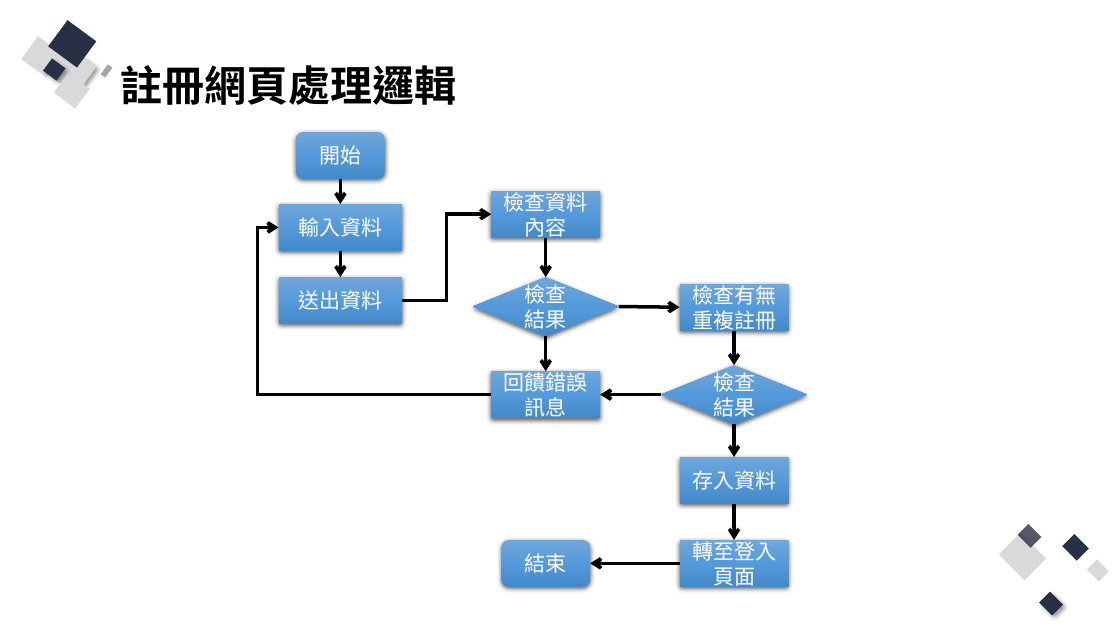
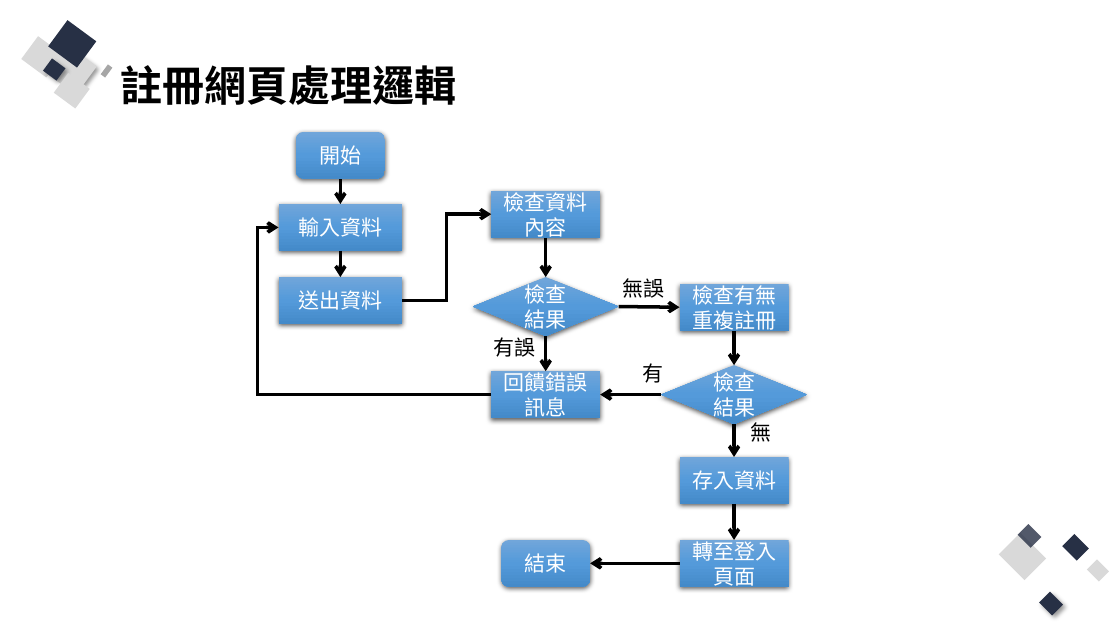
Before and after one commit to Q81JIAXIONG/-, a slide deck: slide 22 of 投影片/4.實作-帳號註冊、登入網頁.pptx. Drawn at 1120x630 pixels with LibreOffice and Linux fonts; fonts in the diff are those of the drawing. Boxes give left, top, right and bottom in pixels: in the first picture for what was removed or moved away, otherwise in the second. Text is boxed around its words. In the diff, an @@ line names an element or a change of style, - is before the commit and + after.

```diff
--- a/投影片/4.實作-帳號註冊、登入網頁.pptx
+++ b/投影片/4.實作-帳號註冊、登入網頁.pptx
@@ text added at (623,278,665,298), 18 pt, text #000000 @@
+無誤
@@ text added at (494,334,536,357), 18 pt, text #000000 @@
+有誤
@@ text added at (642,363,663,383), 18 pt, text #000000 @@
+有
@@ text added at (750,420,771,442), 18 pt, text #000000 @@
+無
```
Also in this commit, not shown: 7 other slides changed, 7 slides added, 17 other files.
